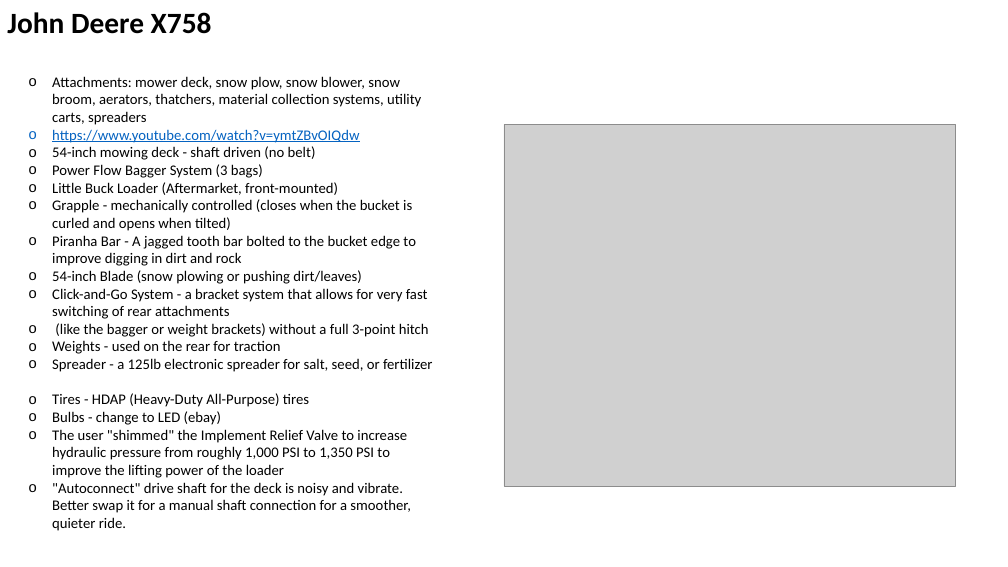
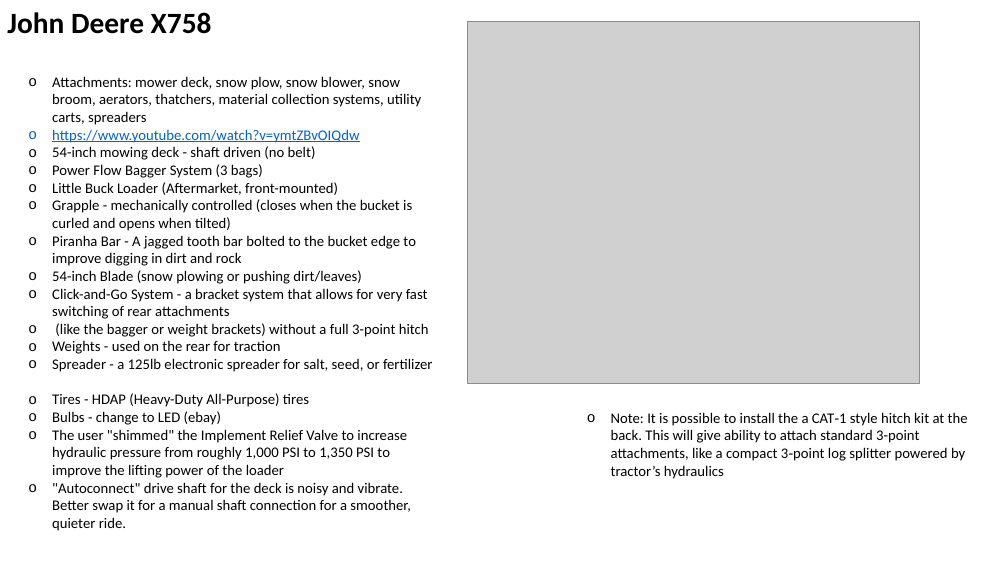
Before and after one commit to lselector/misc_farm, a slide deck: slide 4 of tractor_jd_1025r_X758.pptx. Drawn at 1008x567 pixels with LibreOffice and Linux fonts; fonts in the diff are those of the drawing; grey boxes stand for pictures. Boxes give left, top, right and bottom in pixels: in the first picture for what was removed or moved away, otherwise in the second. Text is boxed around its words. In the diff, an @@ line names an element or a change of style, - is before the commit and + after.

```diff
--- a/tractor_jd_1025r_X758.pptx
+++ b/tractor_jd_1025r_X758.pptx
@@ picture: place and size @@
-picture at [504,125,957,486]
+picture at [468,22,920,383]
@@ text added at [611,412,968,479], 14 pt, text #000000 @@
+o Note: It is possible to install the a CAT‑1 style hitch kit at the back. This will give ability to attach standard 3-point attachments, like a compact 3‑point log splitter powered by tractor’s hydraulics
```
Also in this commit, not shown: 1 slide added, 2 other files.
